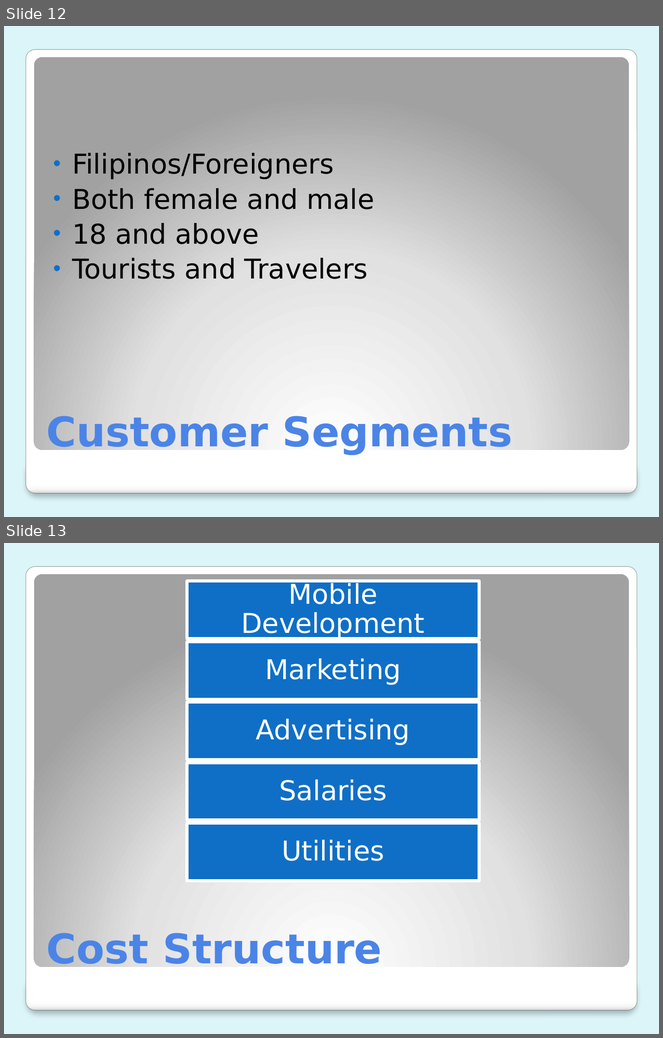
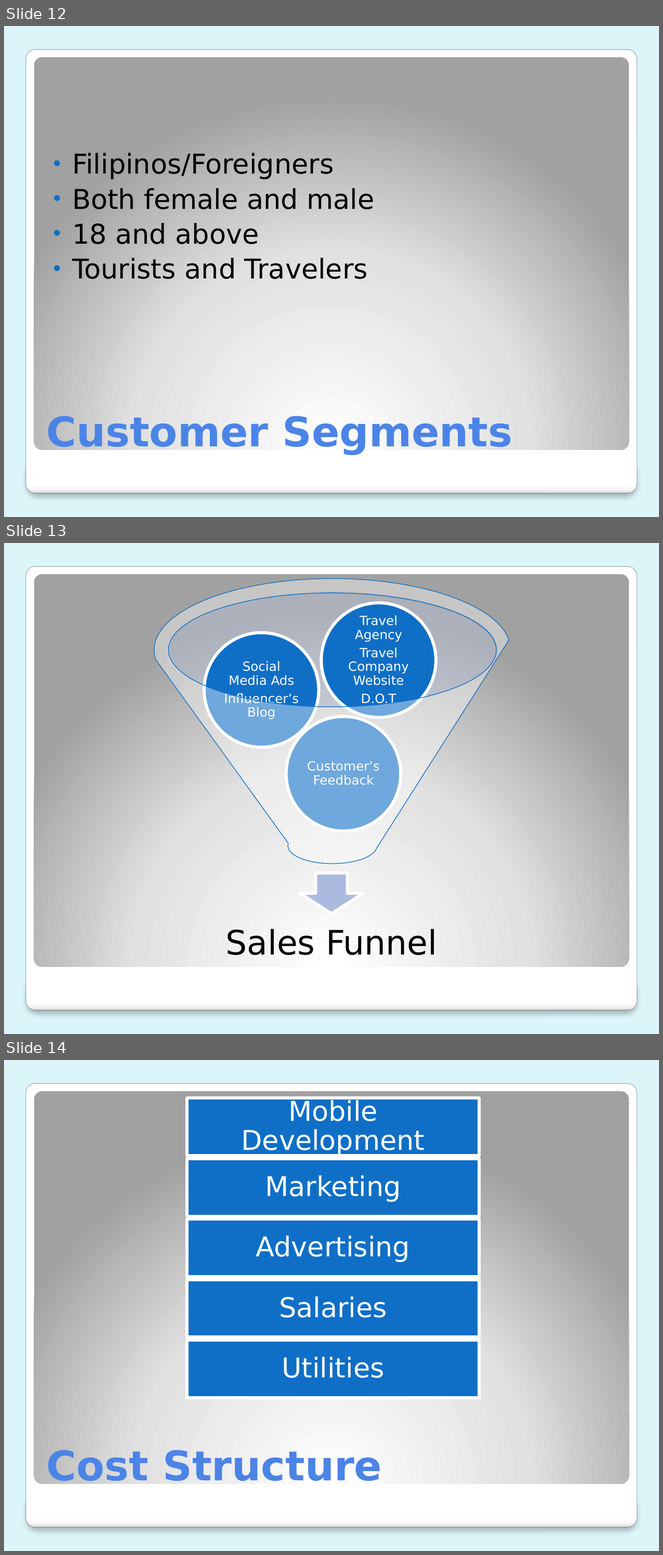
Before and after one commit to mlbelchez/Project---TENTREP, a slide deck: Presentation/PPT/Presentation 3.pptx. Shown one above the other, each under a label of ours: slides 12 and 13 before the commit, slides 12, 13 and 14 after it. The pictures are 663x1038 and 663x1555 pixels, drawn with LibreOffice and Linux fonts; fonts in the diff are those of the drawing. Boxes give left, top, right and bottom in pixels: in the first picture for what was removed or moved away, otherwise in the second. Text is boxed around its words. In the diff, an @@ line names an element or a change of style, - is before the commit and + after.

```diff
--- a/Presentation/PPT/Presentation 3.pptx
+++ b/Presentation/PPT/Presentation 3.pptx
@@ slide 13 added at bbox=[4, 543, 659, 1034], background #DBF5F9; not listed: 3 template elements that a slide beside it also shows @@
@@ group added at bbox=[154, 578, 510, 955]: 4 ellipses, 4 texts, 1 down arrow, 1 funnel @@
+Sales Funnel
+Customer’s Feedback
+Social Media Ads
+Influencer’s Blog
+Travel Agency
+Travel Company Website
+D.O.T
@@ what was slide 13 is now slide 14 @@
```
Also in this commit, not shown: 3 slides changed.
